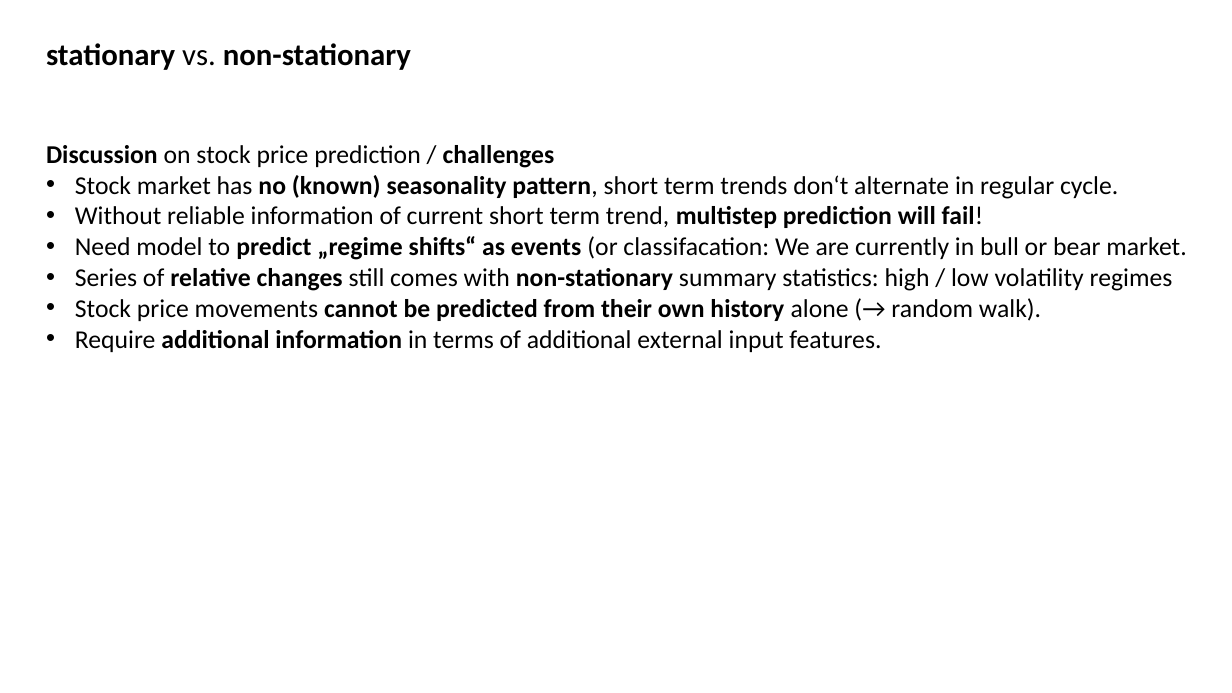
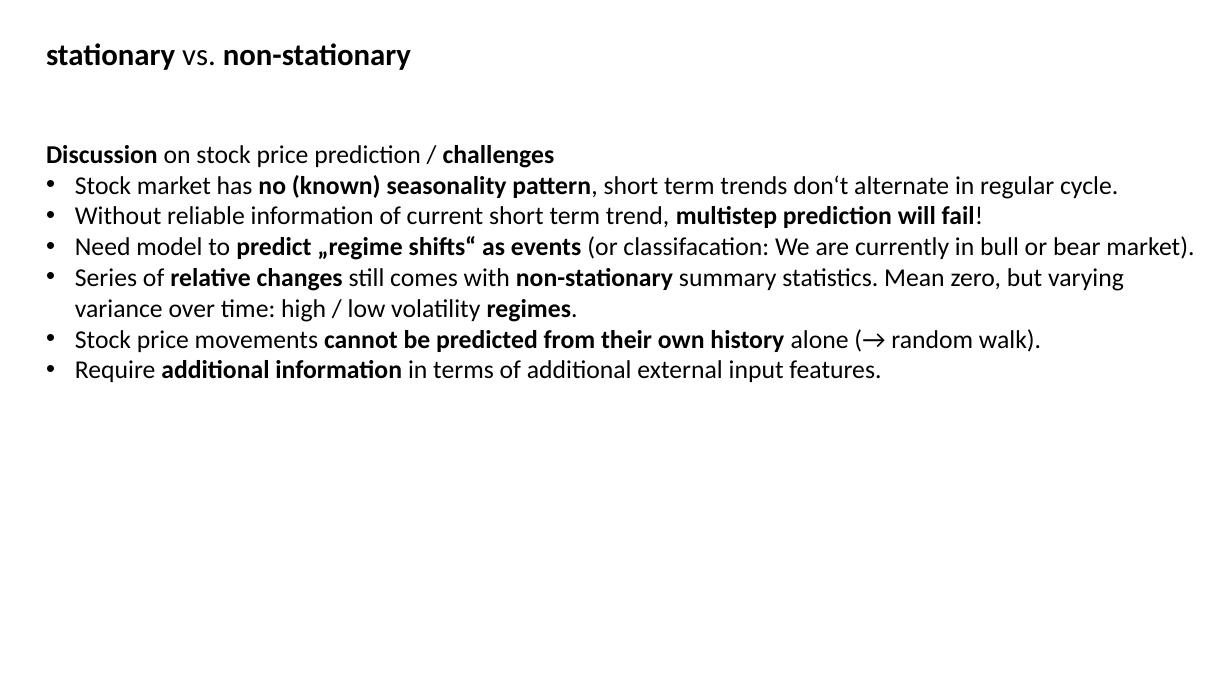
Before and after one commit to MarcoLandtHayen/EchoStateNetworks, a slide deck: slide 9 of ESN_wrapUP_decomposition_and_DeepESNs.pptx. Drawn at 1232x693 pixels with LibreOffice and Linux fonts; fonts in the diff are those of the drawing. Boxes give left, top, right and bottom in pixels: in the first picture for what was removed or moved away, otherwise in the second. Text is boxed around its words. In the diff, an @@ line names an element or a change of style, - is before the commit and + after.

Commit message:
continued working on wrap up on decomposition and setting up ESN models

```diff
--- a/ESN_wrapUP_decomposition_and_DeepESNs.pptx
+++ b/ESN_wrapUP_decomposition_and_DeepESNs.pptx
@@ text at [75,236,1194,322]: text changed @@
-• Need model to predict „regime shifts“ as events (or classifacation: We are currently in bull or bear market.
-• Series of relative changes still comes with non-stationary summary statistics: high / low volatility regimes
+• Need model to predict „regime shifts“ as events (or classifacation: We are currently in bull or bear market).
+• Series of relative changes still comes with non-stationary summary statistics. Mean zero, but varying variance over time: high / low volatility regimes.
```
Also in this commit, not shown: 1 other file.
